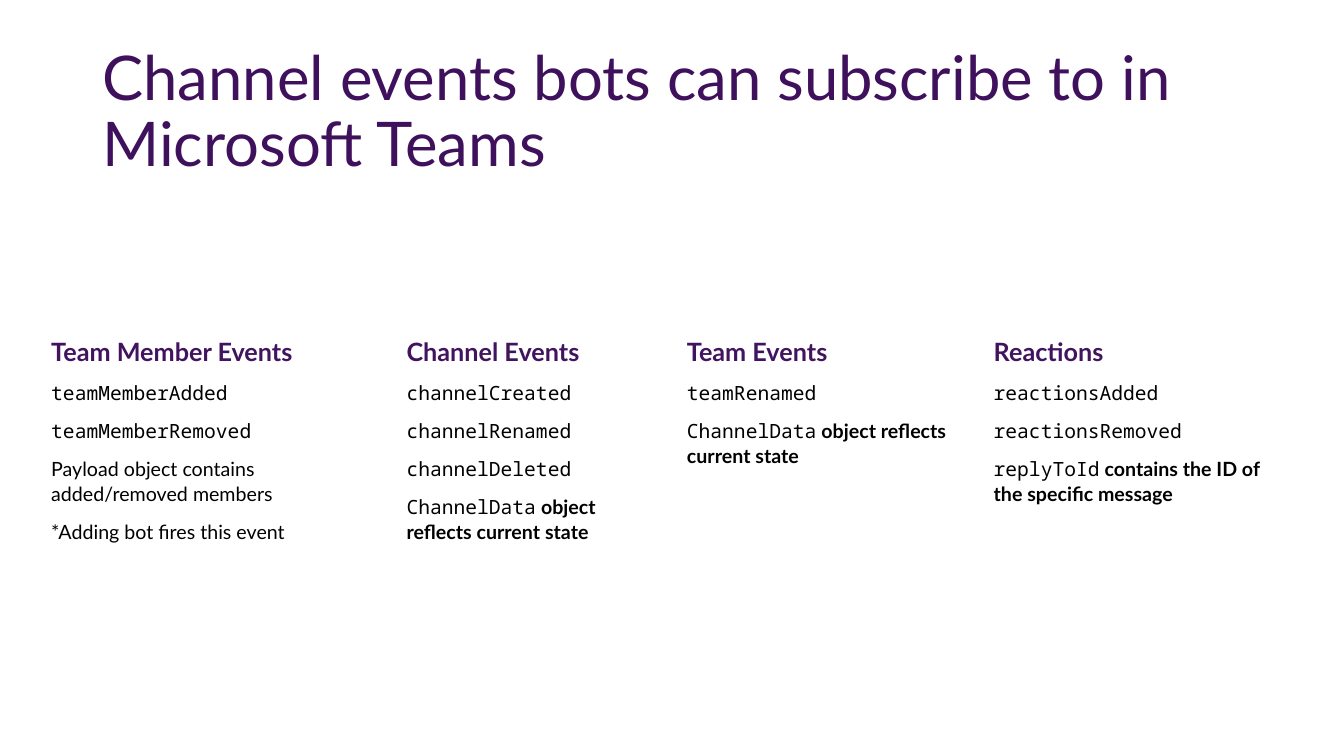
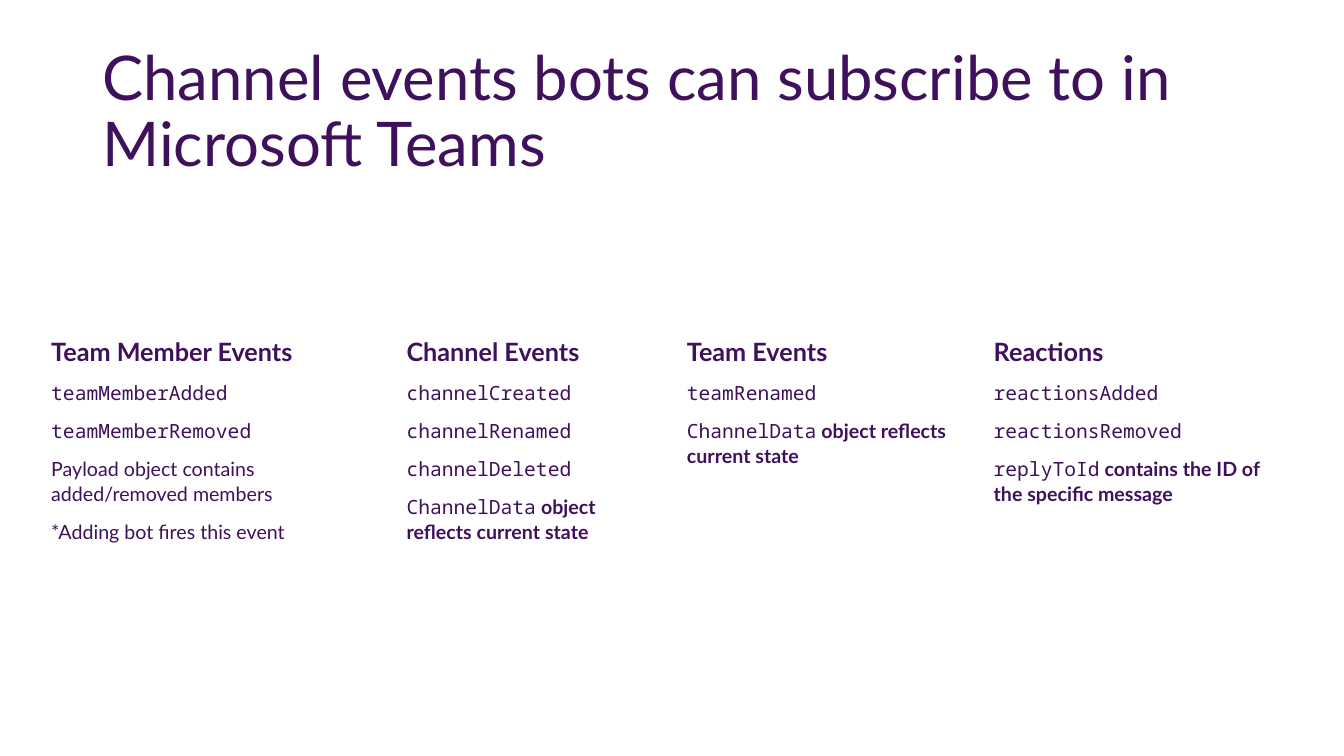
Before and after one commit to OfficeDev/TrainingContent, a slide deck: slide 25 of Teams/40 Conversational Bots/slides.pptx. Drawn at 1344x756 pixels with LibreOffice and Linux fonts; fonts in the diff are those of the drawing; background and template pictures are left out. Boxes give left, top, right and bottom in pixels: in the first picture for what was removed or moved away, otherwise in the second. Text is boxed around its words. In the diff, an @@ line names an element or a change of style, - is before the commit and + after.

```diff
--- a/Teams/40 Conversational Bots/slides.pptx
+++ b/Teams/40 Conversational Bots/slides.pptx
@@ text "Team Member Events" at [51, 342, 293, 543]: text colour #42145F to #3F115C in "Team Member Events"; text colour #000000 to #3F115C in "teamMemberAdded", "teamMemberRemoved", "Payload object contains added/removed members", "*Adding bot fires this event" @@
@@ text "Channel Events" at [407, 342, 596, 539]: text colour #42145F to #3F115C in "Channel Events"; text colour #000000 to #3F115C in "channelCreated", "channelRenamed", "channelDeleted", "ChannelData object reflects current state" @@
@@ text "Team Events" at [687, 342, 946, 463]: text colour #42145F to #3F115C in "Team Events"; text colour #000000 to #3F115C in "teamRenamed", "ChannelData object reflects current state" @@
@@ text "Reactions" at [994, 342, 1260, 505]: text colour #42145F to #3F115C in "Reactions"; text colour #000000 to #3F115C in "reactionsAdded", "reactionsRemoved", "replyToId contains the ID of the specific ..." @@
```
Also in this commit, not shown: 7 other files.
